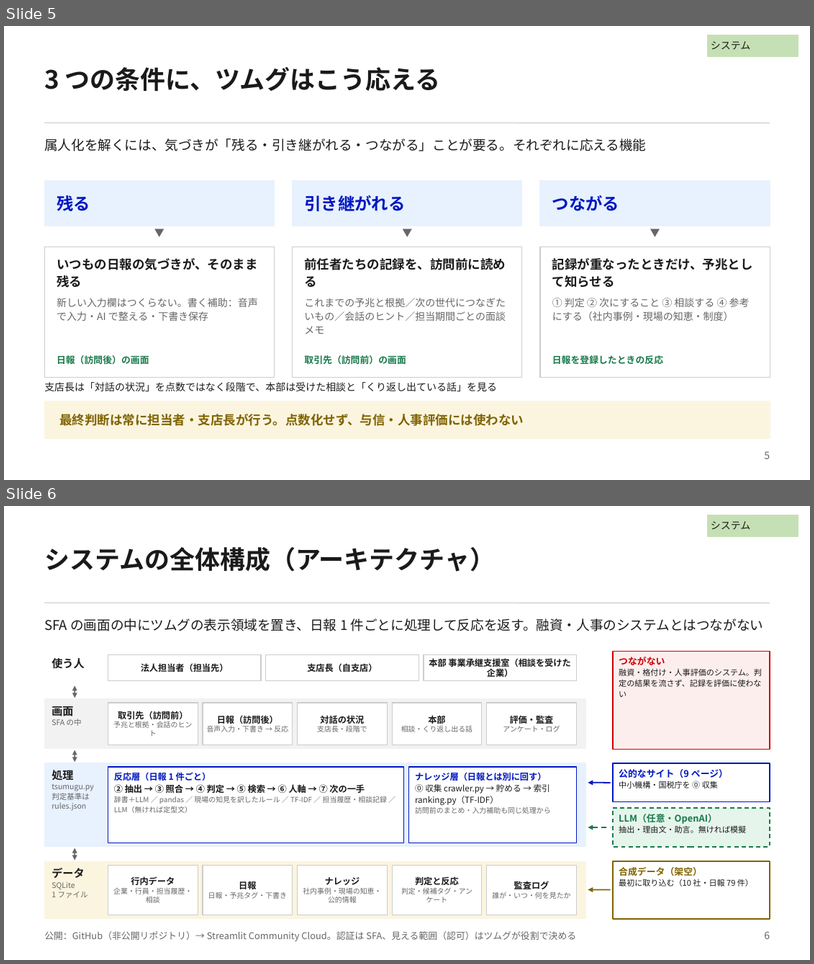
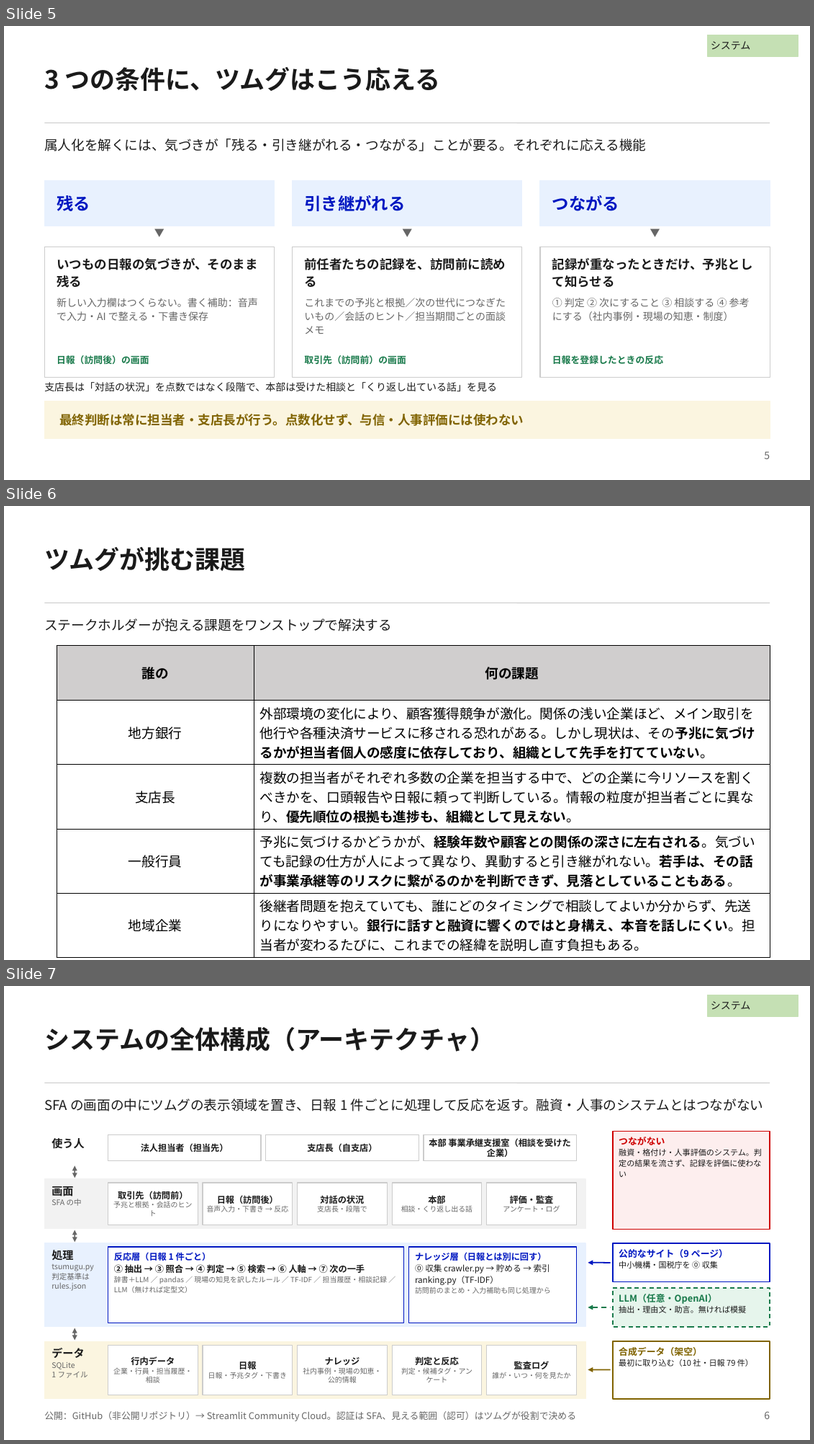
Before and after one commit to Daiki-ux/tsumugu_streamlit_app1, a slide deck: 9_ツムグ_特別監査会資料（別案：7分版）.pptx. Shown one above the other, each under a label of ours: slides 5 and 6 before the commit, slides 5, 6 and 7 after it. The pictures are 814x964 and 814x1444 pixels, drawn with LibreOffice and Linux fonts; fonts in the diff are those of the drawing. Boxes give left, top, right and bottom in pixels: in the first picture for what was removed or moved away, otherwise in the second. Text is boxed around its words. In the diff, an @@ line names an element or a change of style, - is before the commit and + after.

```diff
--- a/9_ツムグ_特別監査会資料（別案：7分版）.pptx
+++ b/9_ツムグ_特別監査会資料（別案：7分版）.pptx
@@ slide 6 added at (x1=4, y1=506, x2=810, y2=960), background #FFFFFF @@
@@ text added at (x1=44, y1=547, x2=245, y2=571), 30 pt, text #1A1A1A, bold @@
+ツムグが挑む課題
@@ line added from (44, 602) to (771, 602), #CCCCCC 1 pt @@
@@ text added at (x1=44, y1=618, x2=392, y2=631), 16 pt, text #1A1A1A @@
+ステークホルダーが抱える課題をワンストップで解決する
@@ table added at (x1=57, y1=645, x2=771, y2=954), 5 rows, 2 columns @@
+誰の | 何の課題
+地方銀行 | 外部環境の変化により、顧客獲得競争が激化。関係の浅い企業ほど、メイン取引を他行や各種決済サービスに移される恐れがある。しかし現状は、その予兆に気づけるかが担当者個人の感度に依存しており、組織として先手を打てていない。
+支店長 | 複数の担当者がそれぞれ多数の企業を担当する中で、どの企業に今リソースを割くべきかを、口頭報告や日報に頼って判断している。情報の粒度が担当者ごとに異なり、優先順位の根拠も進捗も、組織として見えない。
+一般行員 | 予兆に気づけるかどうかが、経験年数や顧客との関係の深さに左右される。気づいても記録の仕方が人によって異なり、異動すると引き継がれない。若手は、その話が事業承継等のリスクに繋がるのかを判断できず、見落としていることもある。
+地域企業 | 後継者問題を抱えていても、誰にどのタイミングで相談してよいか分からず、先送りになりやすい。銀行に話すと融資に響くのではと身構え、本音を話しにくい。担当者が変わるたびに、これまでの経緯を説明し直す負担もある。
@@ what was slide 6 is now slide 7 @@
```
Also in this commit, not shown: 3 slides changed.
